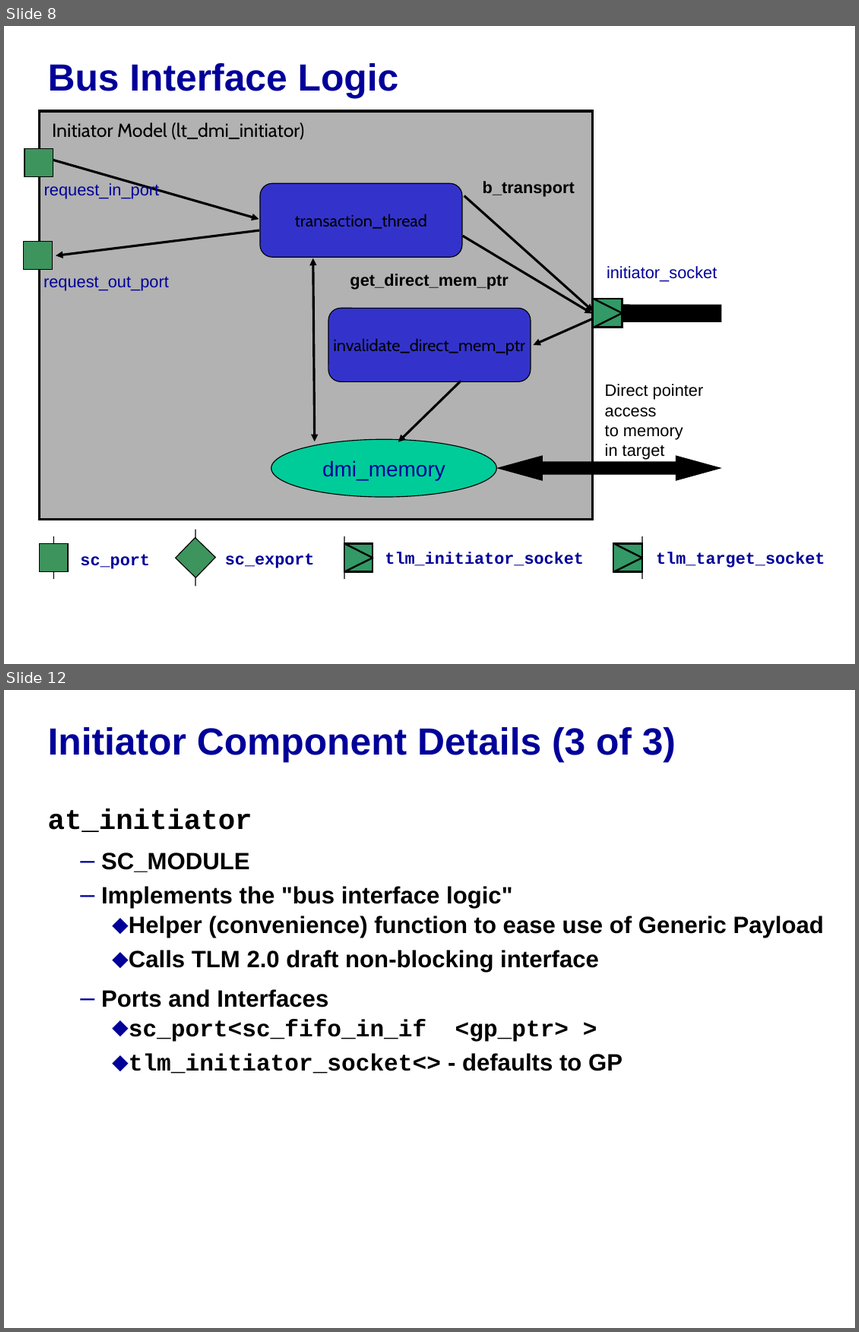
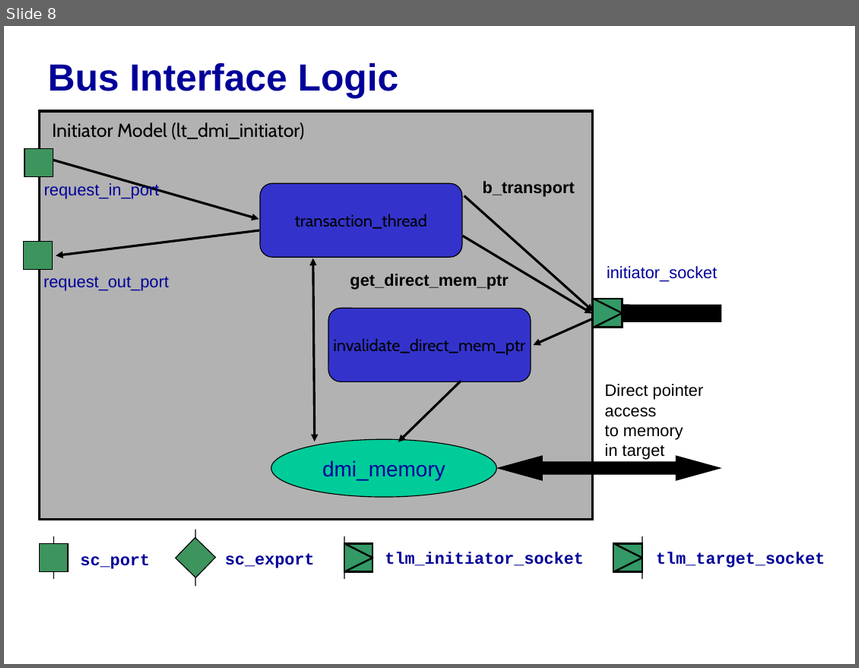
Before and after one commit to accellera-official/systemc, a slide deck: examples/tlm/lt_dmi/docs/lt_dmi_example.ppt. Shown one above the other, each under a label of ours: slides 8 and 12 before the commit, slide 8 after it; the slides between them are not shown. The pictures are 859x1332 and 859x668 pixels, drawn with LibreOffice and Linux fonts; fonts in the diff are those of the drawing; background and template pictures are left out. Boxes give left, top, right and bottom in pixels: in the first picture for what was removed or moved away, otherwise in the second. Text is boxed around its words. In the diff, an @@ line names an element or a change of style, - is before the commit and + after.

```diff
--- a/examples/tlm/lt_dmi/docs/lt_dmi_example.ppt
+++ b/examples/tlm/lt_dmi/docs/lt_dmi_example.ppt
@@ slide 12 removed at (4,690,855,1328), background picture (left out) @@
@@ title removed at (48,727,676,762) @@
-Initiator Component Details (3 of 3)
@@ text removed at (48,809,824,1074) @@
-at_initiator
-  – SC_MODULE
-  – Implements the "bus interface logic"
-    ⬥ Helper (convenience) function to ease use of Generic Payload
-    ⬥ Calls TLM 2.0 draft non-blocking interface
-  – Ports and Interfaces
-    ⬥ sc_port<sc_fifo_in_if <gp_ptr> >
-    ⬥ tlm_initiator_socket<> - defaults to GP
```
Also in this commit, not shown: 6 slides changed, 6 other slides removed.
